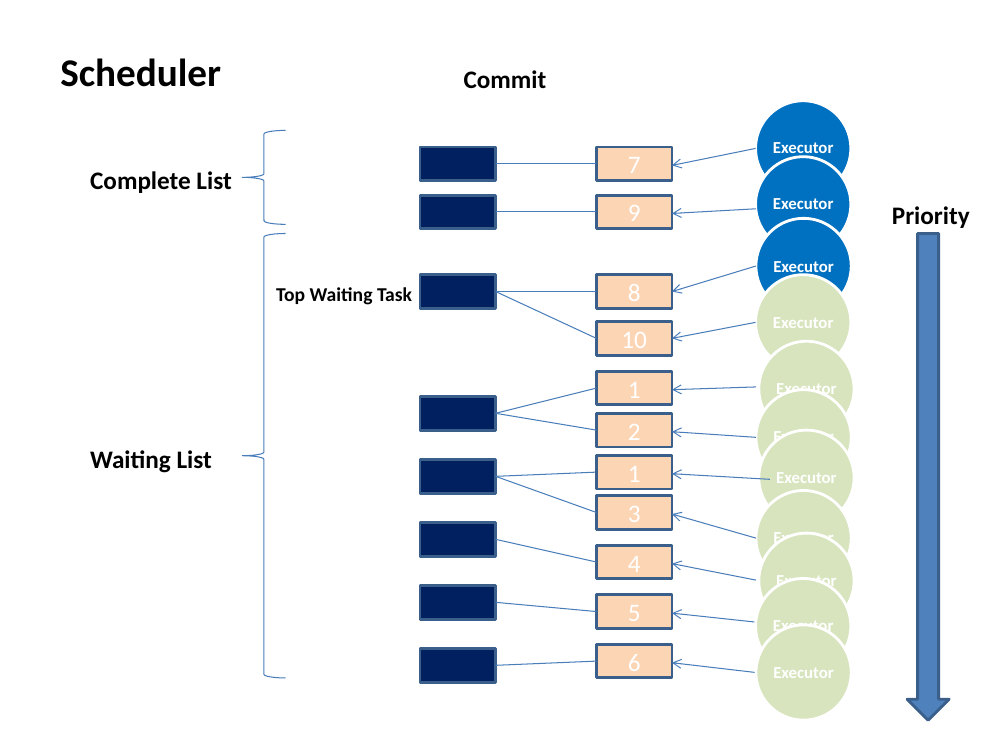
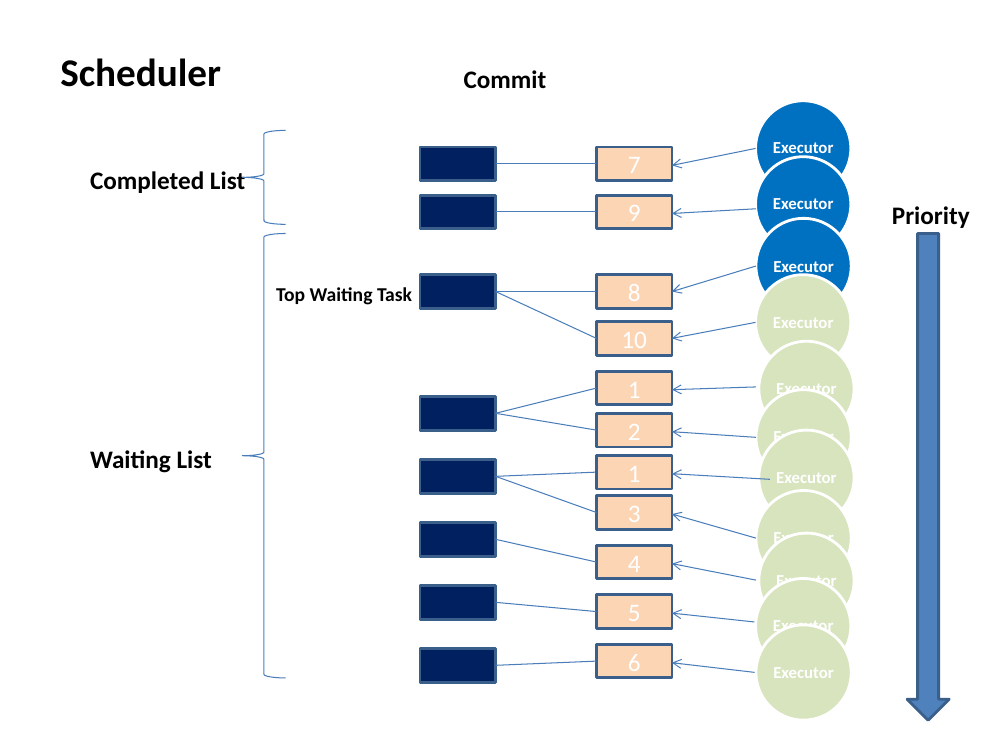
Before and after one commit to happylennychen/BCLabManager, a slide deck: slide 11 of Doc/V5 design doc.pptx. Drawn at 1008x756 pixels with LibreOffice and Linux fonts; fonts in the diff are those of the drawing. Boxes give left, top, right and bottom in pixels: in the first picture for what was removed or moved away, otherwise in the second. Text is boxed around its words. In the diff, an @@ line names an element or a change of style, - is before the commit and + after.

Commit message:
updated doc

```diff
--- a/Doc/V5 design doc.pptx
+++ b/Doc/V5 design doc.pptx
@@ text at (90, 171, 245, 193): text changed @@
-Complete List
+Completed List
```
Also in this commit, not shown: 1 other slide changed.
